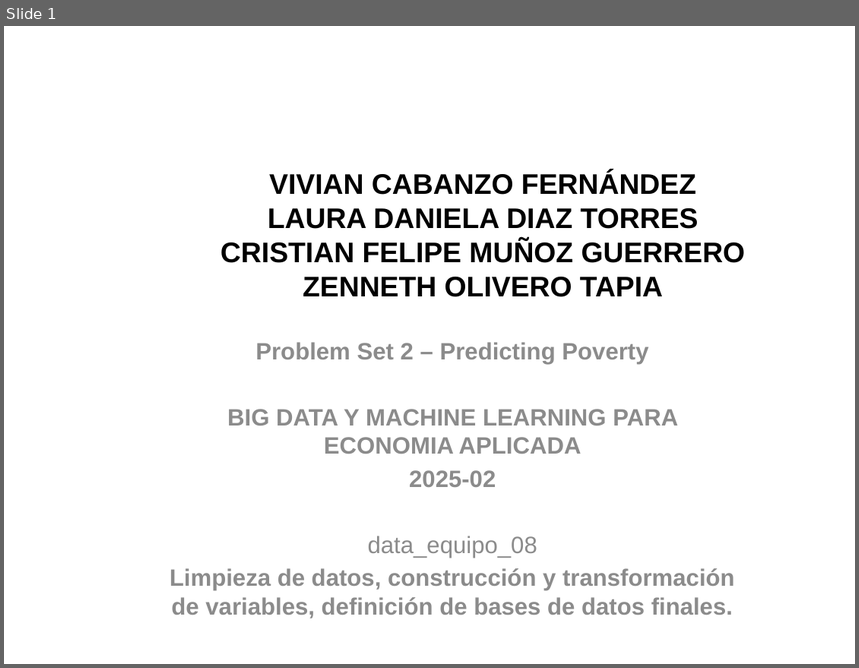
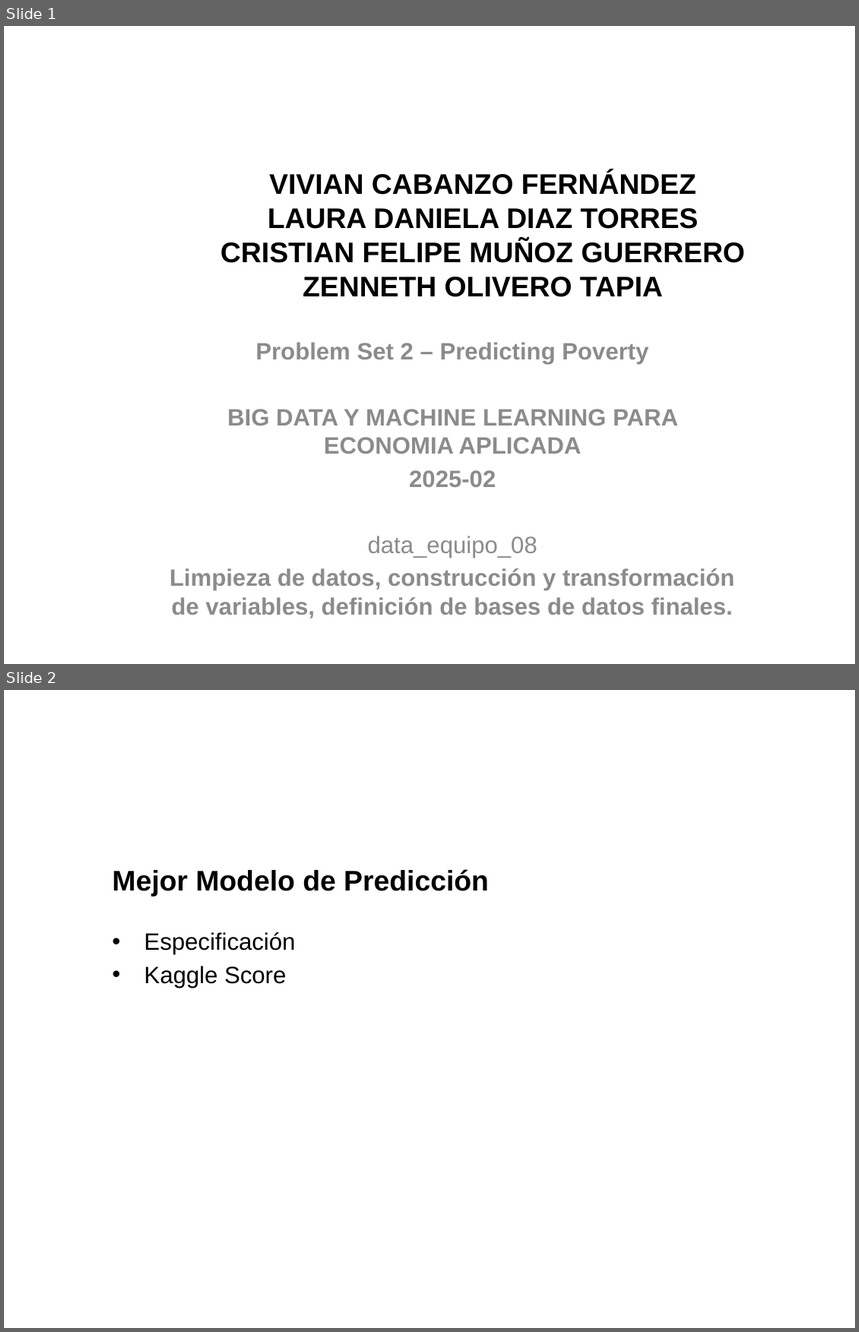
Before and after one commit to VivianCabanzo/Taller2_Predicting-Poverty, a slide deck: Presentaciones/data_equipo_08.pptx. Shown one above the other, each under a label of ours: slide 1 before the commit, slides 1 and 2 after it. The pictures are 859x668 and 859x1332 pixels, drawn with LibreOffice and Linux fonts; fonts in the diff are those of the drawing; background and template pictures are left out. Boxes give left, top, right and bottom in pixels: in the first picture for what was removed or moved away, otherwise in the second. Text is boxed around its words. In the diff, an @@ line names an element or a change of style, - is before the commit and + after.

```diff
--- a/Presentaciones/data_equipo_08.pptx
+++ b/Presentaciones/data_equipo_08.pptx
@@ slide 2 added at box(4, 690, 855, 1328), background picture (left out) @@
@@ title added at box(112, 869, 489, 897), 24 pt, text #000000, bold @@
+Mejor Modelo de Predicción
@@ text added at box(144, 932, 295, 988), 20 pt, text #000000 @@
+• Especificación
+• Kaggle Score
```
Also in this commit, not shown: 5 other slides added, 1 slide removed.
